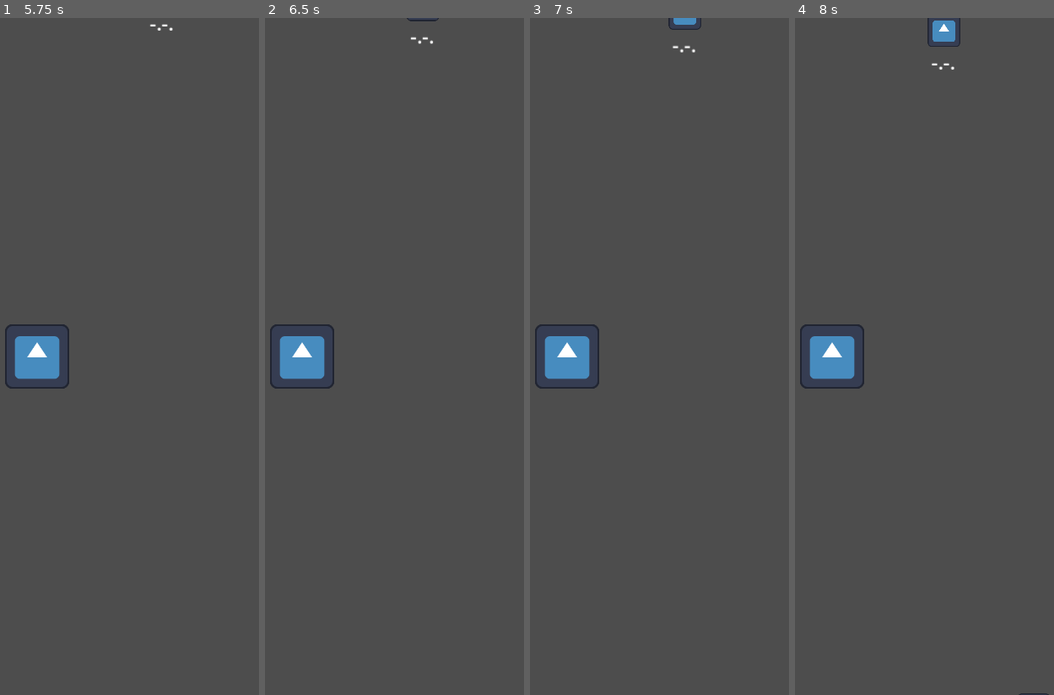
Above: before the commit, frames 1-4 (left to right).
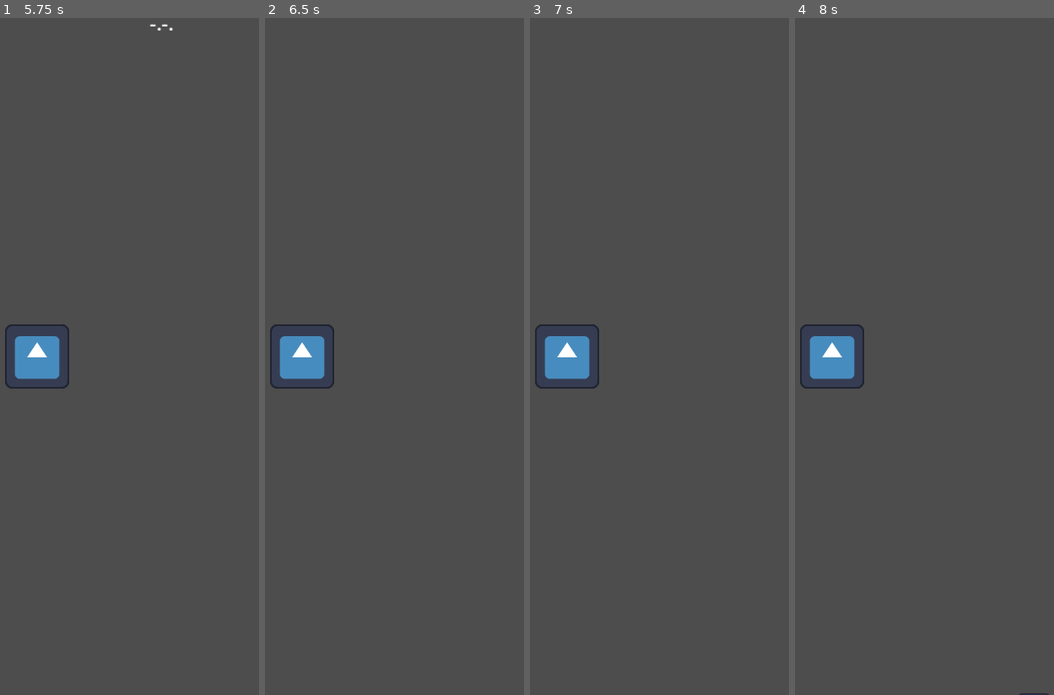
Above: after the commit, the same moments.

Repository: Reyhz/MorseVirus
Game: Godot game, scene res://main.tscn
The game is run twice, just before and just after one commit, with the same random seed, the same clock (stepped at 60 frames per second) and the same inputs. The engine's default icon, where the game draws it, is replaced by a stand-in: a white triangle on a blue panel in a dark square.
Inputs:
- Up to frame 1 (5.75 s): tap Enter at 0.5, 2, 3.5 s; hold Space (CHOSEN_ONE) 0.53-1.28 s; tap Space (CHOSEN_ONE) at 1.35, 2.85, 4.35 s; hold Space (CHOSEN_ONE) 2.03-2.78 s; hold Space (CHOSEN_ONE) 3.53-4.28 s; hold Space (CHOSEN_ONE) from 5.03 s (still down)
- Up to frame 2 (6.5 s): release Space (CHOSEN_ONE) at 5.78 s; tap Space (CHOSEN_ONE) at 5.85 s
- Up to frame 3 (7 s): hold Space (CHOSEN_ONE) from 6.53 s (still down)
- Up to frame 4 (8 s): release Space (CHOSEN_ONE) at 7.28 s; tap Space (CHOSEN_ONE) at 7.35 s

Frame 1 is identical in both runs. In frame 2, less than 0.1% of the frame differs, in the area x 54-68%, y 0-4%; in frame 3, 0.2%; in frame 4, 0.4%, in the area x 51-64%, y 0-8%.

Commit message:
Added basic Input and Enemies can be Killed.

Diff:
--- a/enemy.gd
+++ b/enemy.gd
@@ -6,6 +6,8 @@
 
 var value = "": get = get_value, set = set_value
 
+
+signal ded
 
 # Called when the node enters the scene tree for the first time.
 func _ready():
@@ -42,5 +44,11 @@
 	return value
 
 
+func is_locked():
+	# TODO : Make the enemy glow ? or at least make it seen for the player
+	pass
+
+
 func kill():
 	queue_free()
+	ded.emit()
--- a/main.gd
+++ b/main.gd
@@ -1,6 +1,6 @@
 extends Node2D
 
-@export var longPress = 0.03
+@export var longPress = 0.100 # Time in millisecond to consider input as a Dash
 var pressTime = 0
 
 @export var mobScene: PackedScene
@@ -12,6 +12,8 @@
 
 var locked = false
 var lockedEnemy = null
+var lockedValue = null
+var currValue = ""
 
 var morseValues = {
 	"A": ".-",
@@ -49,9 +51,6 @@
 
 # Called every frame. 'delta' is the elapsed time since the previous frame.
 func _process(delta):
-	if Input.is_action_pressed("CHOSEN_ONE"):
-		pressTime += delta
-
 	if currEnemies >= maxEnemies:
 		$MobSpawn.paused = true
 	elif currEnemies < maxEnemies:
@@ -61,13 +60,26 @@
 		lockedEnemy = _get_closest_enemy()
 		if lockedEnemy:
 			locked = true
+			lockedValue = lockedEnemy.value
 	elif locked:
-		# TODO: Enemy is selected, player need to enter the morse value of the enemy to kill it
-		# Once that is done give score to player then set locked to false and lockedenemy to null
-		# Next frame a new enemy will get locked on
-		#
-		# TODO: Handle input, the only button to play this game
-		pass
+		if Input.is_action_pressed("CHOSEN_ONE"):
+			pressTime += delta
+
+		if Input.is_action_just_released("CHOSEN_ONE"):
+			# TODO: Refactor this code ( method to check if next val is the right one ? )
+			if pressTime > longPress:
+				if lockedValue[currValue.length()] == "-":
+					currValue += "-"
+			else:
+				if lockedValue[currValue.length()] == ".":
+					currValue += "."
+			pressTime = 0
+
+		if currValue == lockedValue:
+			lockedEnemy.kill()
+			lockedEnemy = null
+			locked = false
+			currValue = ""
 
 
 func get_health():
@@ -106,6 +118,7 @@
 	mob.speed = randf_range(15.0, 50.0)
 	mob.dirTo = player.position
 	mob.value = morseValues[morseValues.keys().pick_random()]
+	mob.ded.connect(_on_mob_ded)
 
 	add_child(mob)
 	currEnemies += 1
@@ -115,4 +128,7 @@
 	if body.is_in_group("enemy"):
 		damage_player(body.damage)
 		body.kill()
-		currEnemies -= 1
+
+
+func _on_mob_ded():
+	currEnemies -= 1
